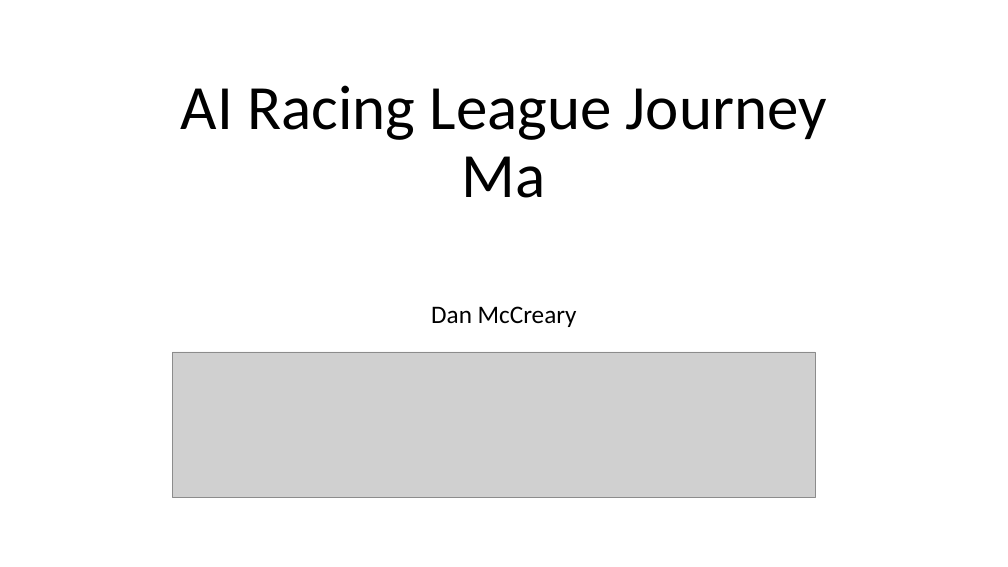
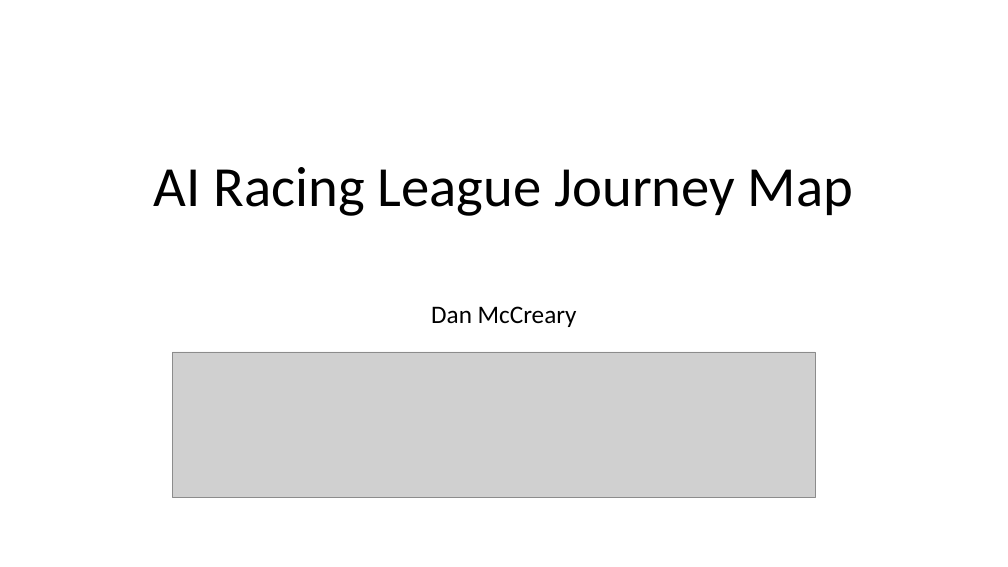
Before and after one commit to CoderDojoTC/ai-racing-league, a slide deck: slide 1 of slides/Journey-Map.pptx. Drawn at 1008x567 pixels with LibreOffice and Linux fonts; fonts in the diff are those of the drawing; grey boxes stand for pictures. Boxes give left, top, right and bottom in pixels: in the first picture for what was removed or moved away, otherwise in the second. Text is boxed around its words. In the diff, an @@ line names an element or a change of style, - is before the commit and + after.

```diff
--- a/slides/Journey-Map.pptx
+++ b/slides/Journey-Map.pptx
@@ title at [154, 167, 853, 216]: text changed; size 60 to 54 pt @@
-AI Racing League Journey Ma
+AI Racing League Journey Map
```
Also in this commit, not shown: 15 other files.
